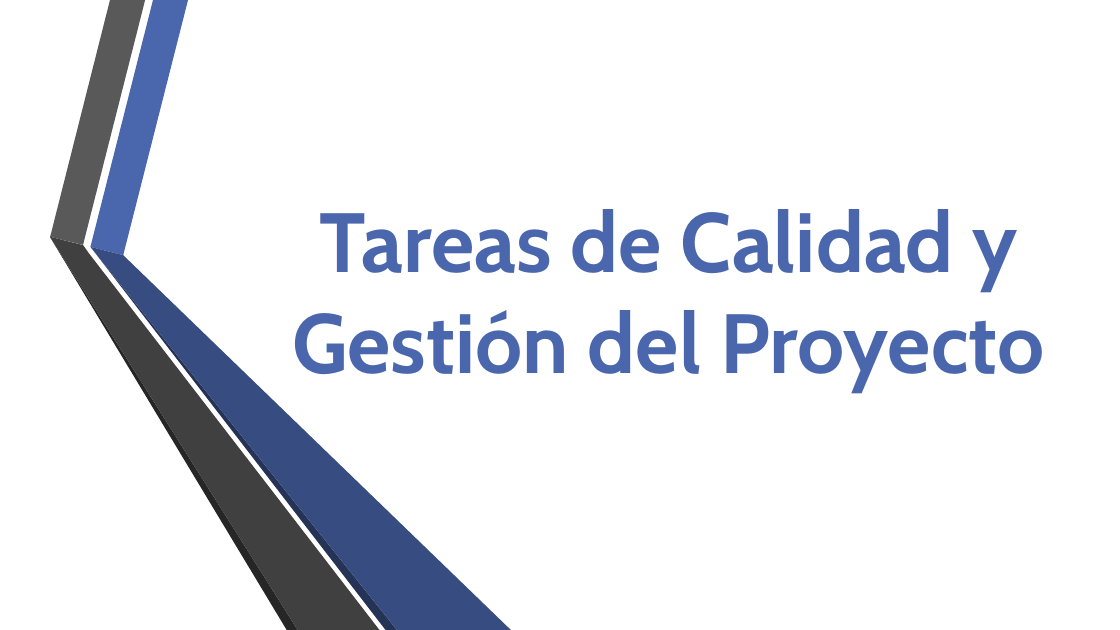
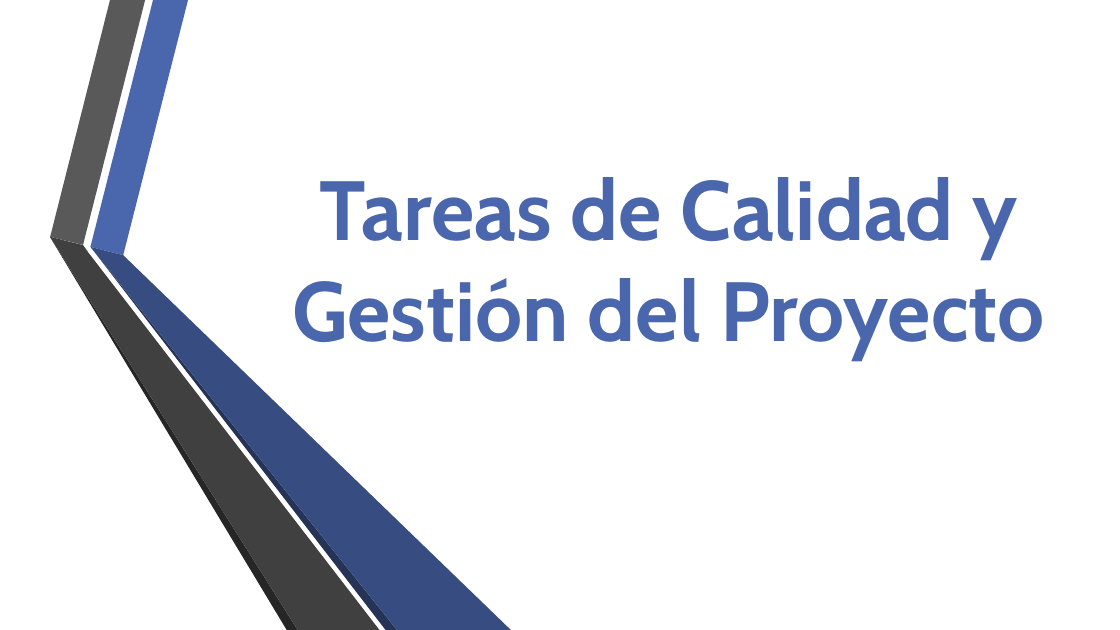
Before and after one commit to fge23/Sistema-VASPA, a slide deck: slide 16 of Presentaciones/Presentación VASPA - Diciembre 2020 - Examen Final/Presentación VASPA - Diciembre 2020 - Examen Final.pptx. Drawn at 1120x630 pixels with LibreOffice and Linux fonts; fonts in the diff are those of the drawing; background and template pictures are left out. Boxes give left, top, right and bottom in pixels: in the first picture for what was removed or moved away, otherwise in the second. Text is boxed around its words. In the diff, an @@ line names an element or a change of style, - is before the commit and + after.

```diff
--- a/Presentaciones/Presentación VASPA - Diciembre 2020 - Examen Final/Presentación VASPA - Diciembre 2020 - Examen Final.pptx
+++ b/Presentaciones/Presentación VASPA - Diciembre 2020 - Examen Final/Presentación VASPA - Diciembre 2020 - Examen Final.pptx
@@ text "Tareas de Calidad y Gestión ...": place and size @@
-text "Tareas de Calidad y Gestión ..." at bbox=[292, 209, 1045, 392]
+text "Tareas de Calidad y Gestión ..." at bbox=[292, 177, 1045, 360]
```
Also in this commit, not shown: 7 other slides changed.
